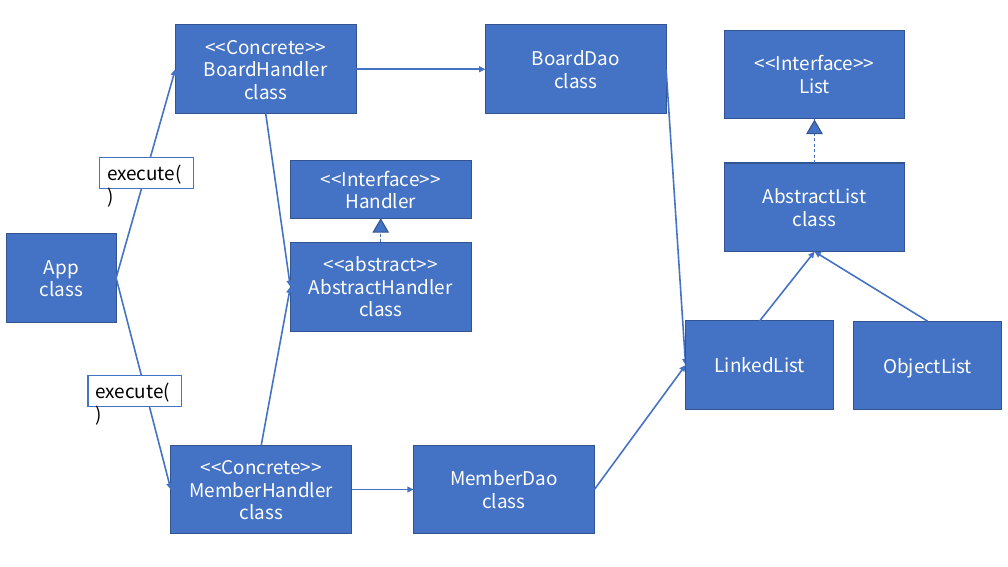
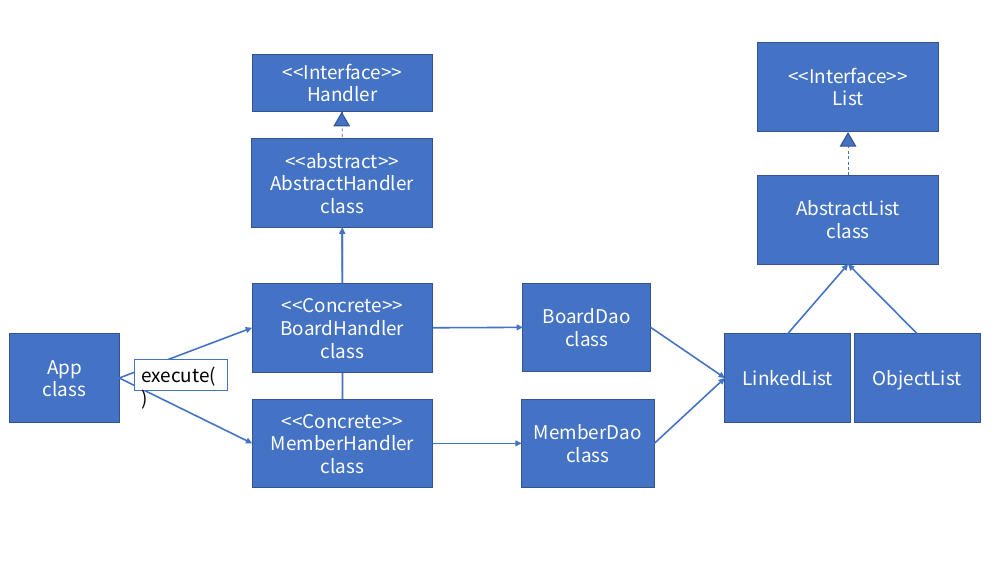
Before and after one commit to Dingadung/2022-study-workspace, a slide deck: slide 2 of study-note/자바/2022-08-04 내용정리 .pptx. Drawn at 1008x567 pixels with LibreOffice and Linux fonts; fonts in the diff are those of the drawing. Boxes give left, top, right and bottom in pixels: in the first picture for what was removed or moved away, otherwise in the second. Text is boxed around its words. In the diff, an @@ line names an element or a change of style, - is before the commit and + after.

```diff
--- a/study-note/자바/2022-08-04 내용정리 .pptx
+++ b/study-note/자바/2022-08-04 내용정리 .pptx
@@ 2 rectangles, 1 triangle, 1 line: place and size @@
-2 rectangles, 1 triangle, 1 line at box(290, 161, 471, 331)
+2 rectangles, 1 triangle, 1 line at box(252, 54, 433, 228)
@@ 2 rectangles, 1 triangle: place and size @@
-2 rectangles, 1 triangle at box(724, 30, 905, 252)
+2 rectangles, 1 triangle at box(758, 42, 938, 264)
@@ line moved from (814, 163) - (814, 119) to (848, 175) - (848, 132) @@
@@ rectangle removed at box(100, 158, 194, 188) @@
-execute()
@@ arrow moved from (262, 445) - (290, 287) to (343, 399) - (343, 228) @@
@@ arrow moved from (266, 113) - (290, 287) to (343, 284) - (343, 228) @@
@@ arrow moved from (760, 321) - (814, 252) to (788, 333) - (848, 264) @@
@@ arrow moved from (928, 321) - (814, 252) to (917, 333) - (848, 264) @@
@@ rectangle "<<Concrete>>": place and size @@
-rectangle "<<Concrete>>" at box(175, 25, 356, 113)
+rectangle "<<Concrete>>" at box(252, 284, 433, 372)
@@ rectangle "BoardDao": place and size @@
-rectangle "BoardDao" at box(485, 25, 666, 113)
+rectangle "BoardDao" at box(523, 283, 651, 371)
@@ arrow moved from (116, 278) - (175, 70) to (119, 378) - (252, 328) @@
@@ arrow moved from (356, 70) - (485, 70) to (433, 328) - (523, 327) @@
@@ arrow moved from (666, 70) - (686, 365) to (651, 327) - (725, 378) @@
@@ rectangle "App": place and size @@
-rectangle "App" at box(7, 234, 116, 322)
+rectangle "App" at box(10, 333, 119, 422)
@@ rectangle "LinkedList": place and size @@
-rectangle "LinkedList" at box(686, 321, 834, 409)
+rectangle "LinkedList" at box(725, 333, 851, 422)
@@ rectangle "ObjectList": place and size @@
-rectangle "ObjectList" at box(854, 321, 1002, 410)
+rectangle "ObjectList" at box(854, 333, 980, 422)
@@ arrow moved from (116, 278) - (171, 490) to (119, 378) - (253, 444) @@
@@ rectangle "execute()": place and size @@
-rectangle "execute()" at box(88, 376, 181, 406)
+rectangle "execute()" at box(134, 360, 228, 390)
@@ arrow moved from (594, 490) - (686, 365) to (655, 444) - (725, 378) @@
@@ rectangle "<<Concrete>>": place and size @@
-rectangle "<<Concrete>>" at box(171, 445, 352, 534)
+rectangle "<<Concrete>>" at box(253, 399, 433, 488)
@@ rectangle "MemberDao": place and size @@
-rectangle "MemberDao" at box(414, 445, 594, 534)
+rectangle "MemberDao" at box(522, 399, 655, 488)
@@ arrow moved from (352, 490) - (414, 490) to (433, 444) - (522, 444) @@
```
Also in this commit, not shown: 1 other file.
